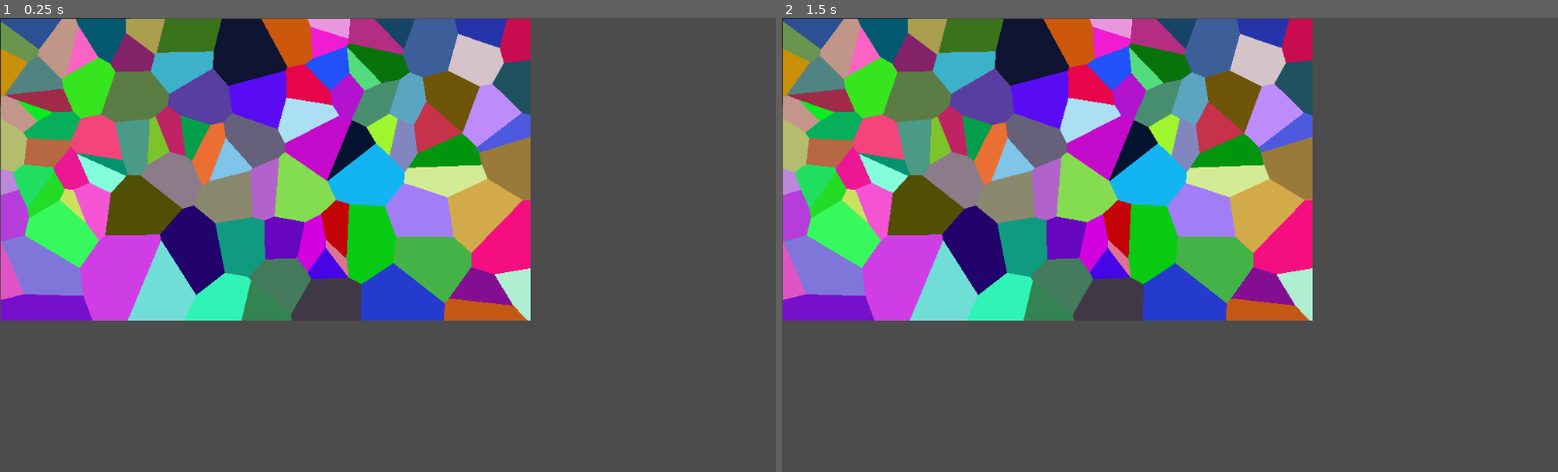
Above: before the commit, frames 1-2 (left to right).
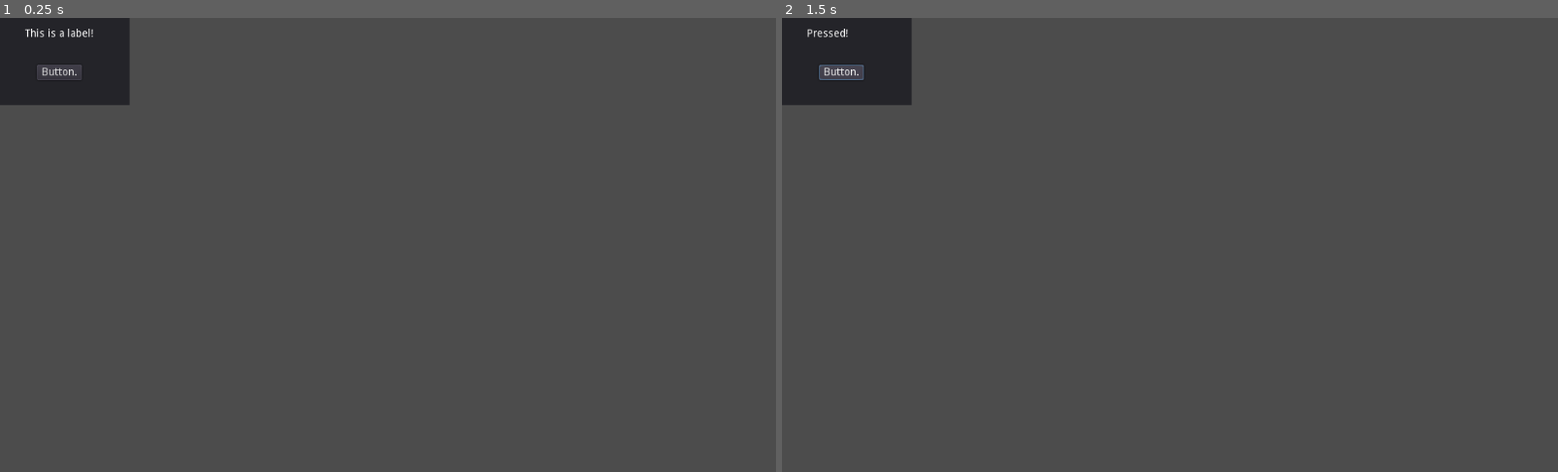
Above: after the commit, the same moments.

Repository: andymac-2/levelGen
Game: Godot game, scene res://HelloWorld.tscn
Same seed, same stepped clock (60 frames per second), same inputs: the game is played once before the commit and once after it.
Inputs:
- Up to frame 1 (0.25 s): no input
- Up to frame 2 (1.5 s): click "Button." at 0.5 s; click "Button." at 1.25 s

The runs differ from the first frame. In frame 1, 45% of the frame differs, in the area x 0-69%, y 0-67%; in frame 2, 45%.
Error after the commit: Parse Error: Parse error: Spaces used before tabs on a line (res://Voronoi.gd:48)

Commit message:
Imnplemented Bridson's algorithm

Diff:
--- a/HelloWorld.tscn
+++ b/HelloWorld.tscn
@@ -4,7 +4,7 @@
 [ext_resource path="res://Button.gd" type="Script" id=2]
 [ext_resource path="res://Voronoi.gd" type="Script" id=3]
 
-[node name="Panel" type="Panel"]
+[node name="Panel" type="Panel" index="0"]
 
 anchor_left = 0.0
 anchor_top = 0.0
@@ -71,3 +71,5 @@
 [node name="Voronoi" type="Node2D" parent="." index="2"]
 
 script = ExtResource( 3 )
+bottom = 400
+right = 700
--- a/Voronoi.gd
+++ b/Voronoi.gd
@@ -1,4 +1,8 @@
 extends Node2D
+
+# top and left are both set to 0
+export var bottom = 400
+export var right = 700
 
 # class member variables go here, for example:
 # var a = 2
@@ -7,9 +11,11 @@
 const cell = preload("voronoiCell.tscn")
 
 func _ready():
-	for i in range (100):
+	var points = bridsons(30, 60, 10)
+
+	for p in points:
 		var temp = cell.instance()
-		temp.create()
+		temp.init(p)
 		add_child(temp)
 
 	var children = get_children()
@@ -21,7 +27,79 @@
 			children[i].clip(children[j])
 			children[j].clip(children[i])
 
+	for c in children:
+		c.cement()
+
 #func _process(delta):
 #	# Called every frame. Delta is time since last frame.
 #	# Update game logic here.
 #	pass
+
+
+func bridsons(r, R, k):
+	var index = 0
+
+	var gridSize = r / sqrt(2)
+	var gridWidth = ceil(right/gridSize)
+	var gridHeight = ceil(bottom/gridSize)
+
+	var grid = []
+	for x in range(gridWidth):
+    	grid.push_back([])
+    	for y in range(gridHeight):
+        	grid[x].push_back(null)
+
+	var points = [
+		Vector2(randf() * right, randf() * bottom)
+	]
+	grid[floor(points[0].x / gridSize)][floor(points[0].y / gridSize)] = points[0]
+
+	var xCoef = R * R - (r * r)
+
+	while index < points.size():
+		var point = points[index]
+
+		var success = false
+		for i in range (k):
+			var mag = sqrt(randf() * xCoef + (r * r))
+			var arg = randf() * TAU
+
+			var px = point.x + cos(arg) * mag
+			var py = point.y + sin(arg) * mag
+
+			if px >= right || px < 0 || py >= bottom || py < 0 :
+				continue
+
+			var gx = floor(px / gridSize);
+			var gy = floor(py / gridSize);
+
+			var pointTooClose = false
+			for x in [-2, -1, 0, 1, 2]:
+				for y in [-2, -1, 0, 1, 2]:
+					if (x + gx < 0 || x + gx >= gridWidth ||
+						y + gy < 0 || y + gy >= gridHeight) :
+							continue
+
+					var testp = grid[x + gx][y + gy]
+
+					if !testp:
+						continue
+
+					var dx = testp.x - px
+					var dy = testp.y - py
+
+					if dx * dx + dy * dy < r * r:
+						pointTooClose = true
+						break
+
+			if pointTooClose == false:
+				var p2 = Vector2 (px, py)
+				grid[gx][gy] = p2
+				points.push_back(p2)
+				success = true
+				break
+
+		if success == false:
+			index += 1
+
+	return points
--- /dev/null
+++ b/util.gd
@@ -0,0 +1,22 @@
+extends Node
+
+# class member variables go here, for example:
+# var a = 2
+# var b = "textvar"
+
+# func _ready():
+	# Called every time the node is added to the scene.
+	# Initialization here
+#	pass
+
+#func _process(delta):
+#	# Called every frame. Delta is time since last frame.
+#	# Update game logic here.
+#	pass
+
+static func array2 (x, y):
+	var arr = []
+	for i in range (x):
+		arr.push_back([])
+
+	return arr
--- a/voronoiCell.tscn
+++ b/voronoiCell.tscn
@@ -2,7 +2,7 @@
 
 [ext_resource path="res://voronoiPoly.gd" type="Script" id=1]
 
-[node name="Cell" type="Polygon2D" index="0"]
+[node name="Cell" type="Polygon2D"]
 
 polygon = PoolVector2Array(  )
 uv = PoolVector2Array(  )
--- a/voronoiPoly.gd
+++ b/voronoiPoly.gd
@@ -2,8 +2,8 @@
 
 # the outer bounding box of every polygon. creating a cell with it's centre
 # outside of these bounds is not defined.
-const top = 1
-const left = 1
+const top = 0
+const left = 0
 const bottom = 400
 const right = 700
 var boundary = [
@@ -24,11 +24,12 @@
 # class member variables go here, for example:
 # var a = 2
 # var b = "textvar"
+func init(point) :
+	centre = point
+	color = Color(randf(), randf(), randf())
 
-func create():
-	color = Color(randf(), randf(), randf())
-	centre = Vector2(randf() * 699, randf() * 399)
 
+func cement():
 	polygon = boundary
 
 # func _process ():
@@ -37,18 +38,18 @@
 # it is assumed that the voronoi cell to be clipped is already valid
 # in it's diagram
 func clip (cell):
-	if cell.polygon.size() == 0 :
+	if cell.boundary.size() == 0 :
 		return [null, null]
 
 	var newPoly = []
 	var newAdjacents = []
 	var clipped = false
-	var previous = cell.polygon[cell.polygon.size() - 1]
+	var previous = cell.boundary[cell.boundary.size() - 1]
 	var clipFirst
 	var clipSecond
 
-	for i in range (cell.polygon.size()):
-		var current = cell.polygon[i]
+	for i in range (cell.boundary.size()):
+		var current = cell.boundary[i]
 		# current vertex not clipped
 		if comparePointToBisector (cell.centre, centre, current):
 			# previous vertex clipped
@@ -70,7 +71,7 @@
 
 		previous = current
 
-	cell.polygon = newPoly
+	cell.boundary = newPoly
 	cell.adjacentCells = newAdjacents
 
 	return [clipFirst, clipSecond]
